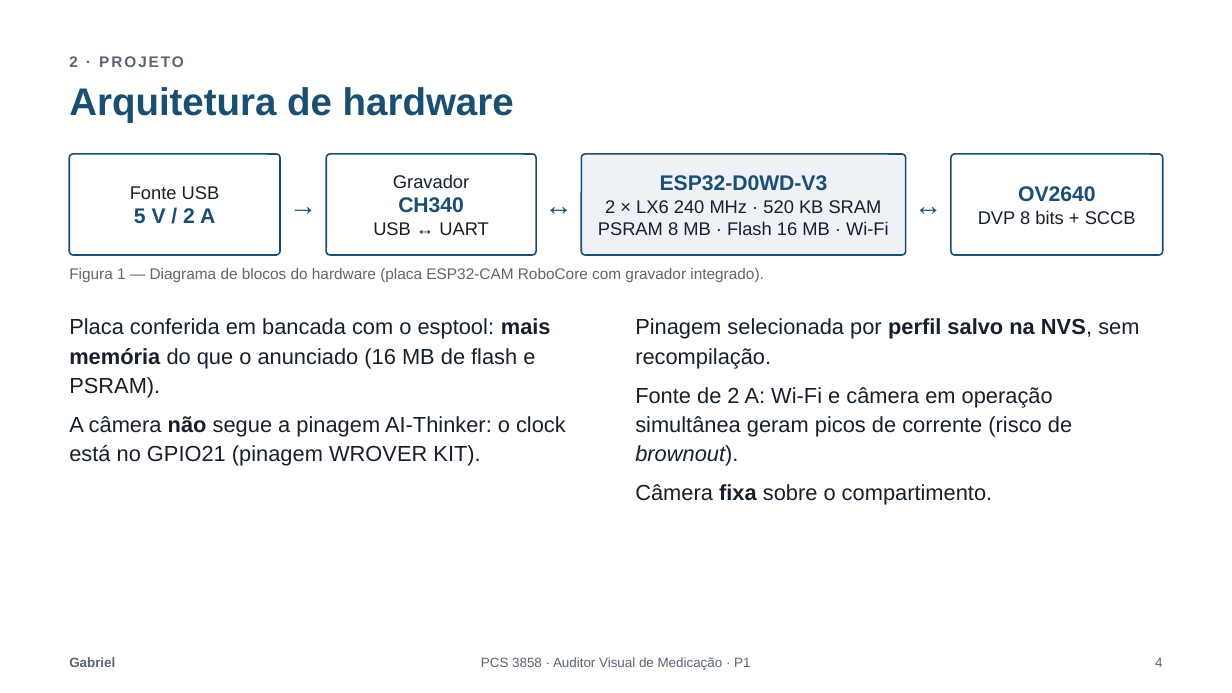
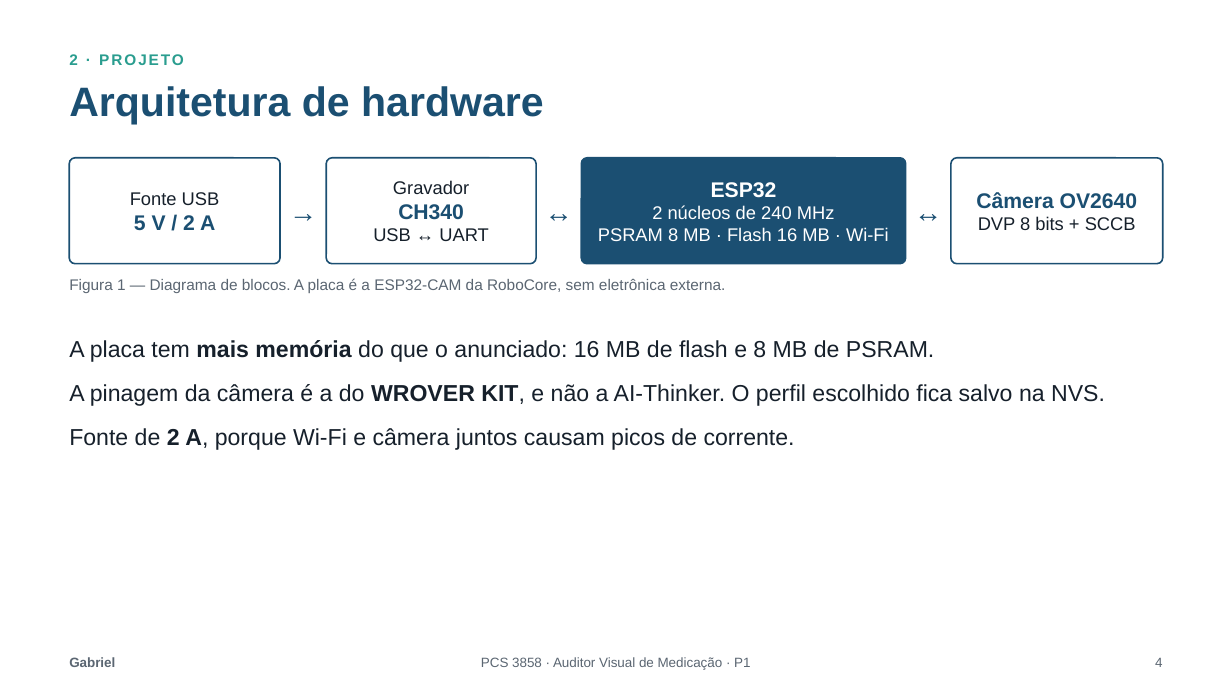
Before and after one commit to MurakamiHenrique/auditor-de-medicacao, a slide deck: slide 4 of Entrega-P1/Apresentacao_P1.pptx. Drawn at 1232x693 pixels with LibreOffice and Linux fonts; fonts in the diff are those of the drawing. Boxes give left, top, right and bottom in pixels: in the first picture for what was removed or moved away, otherwise in the second. Text is boxed around its words. In the diff, an @@ line names an element or a change of style, - is before the commit and + after.

```diff
--- a/Entrega-P1/Apresentacao_P1.pptx
+++ b/Entrega-P1/Apresentacao_P1.pptx
@@ text "2 · PROJETO" at (x1=69, y1=54, x2=184, y2=65): text colour #5B6672 to #2A9D8F @@
@@ title "Arquitetura de hardware" at (x1=69, y1=86, x2=544, y2=124): size 30 to 32 pt @@
@@ rounded rectangle "Fonte USB" resized from (x1=69, y1=154, x2=280, y2=255) to (x1=69, y1=158, x2=280, y2=264) @@
@@ text "→" rewrapped from (x1=280, y1=154, x2=326, y2=255) to (x1=280, y1=158, x2=326, y2=264) @@
@@ rounded rectangle "Gravador" resized from (x1=326, y1=154, x2=536, y2=255) to (x1=326, y1=158, x2=536, y2=264) @@
@@ text "↔" rewrapped from (x1=536, y1=154, x2=581, y2=255) to (x1=536, y1=158, x2=581, y2=264) @@
@@ rounded rectangle "ESP32" resized from (x1=581, y1=154, x2=906, y2=255) to (x1=581, y1=158, x2=906, y2=264) @@
@@ rounded rectangle "ESP32" at (x1=581, y1=158, x2=906, y2=264): fill #EEF2F6 to #1B4F72; proportions changed @@
@@ text "↔" rewrapped from (x1=906, y1=154, x2=951, y2=255) to (x1=906, y1=158, x2=951, y2=264) @@
@@ proportions changed in 3 elements at (x1=69, y1=158, x2=280, y2=264), (x1=326, y1=158, x2=536, y2=264), (x1=951, y1=158, x2=1163, y2=264) @@
@@ rounded rectangle "Câmera OV2640" resized from (x1=951, y1=154, x2=1163, y2=255) to (x1=951, y1=158, x2=1163, y2=264) @@
@@ text in rounded rectangle at (x1=652, y1=182, x2=835, y2=219): text changed; text colour #16202B to #FFFFFF @@
-ESP32-D0WD-V3
-2 × LX6 240 MHz · 520 KB SRAM
+ESP32
+2 núcleos de 240 MHz
@@ text in rounded rectangle at (x1=976, y1=192, x2=1137, y2=209): text changed @@
-OV2640
+Câmera OV2640
@@ text in rounded rectangle at (x1=598, y1=227, x2=889, y2=241): text colour #16202B to #FFFFFF in "PSRAM 8 MB · Flash 16 MB ..." @@
@@ text at (x1=69, y1=278, x2=726, y2=293): text changed @@
-Figura 1 — Diagrama de blocos do hardware (placa ESP32-CAM RoboCore com gravador integrado).
+Figura 1 — Diagrama de blocos. A placa é a ESP32-CAM da RoboCore, sem eletrônica externa.
@@ text removed at (x1=635, y1=318, x2=1139, y2=505) @@
-• Pinagem selecionada por perfil salvo na NVS, sem recompilação.
-• Fonte de 2 A: Wi-Fi e câmera em operação simultânea geram picos de corrente (risco de brownout).
-• Câmera fixa sobre o compartimento.
@@ text at (x1=69, y1=340, x2=1105, y2=450): text changed; size 17 to 18 pt @@
-• Placa conferida em bancada com o esptool: mais memória do que o anunciado (16 MB de flash e PSRAM).
-• A câmera não segue a pinagem AI-Thinker: o clock está no GPIO21 (pinagem WROVER KIT).
+• A placa tem mais memória do que o anunciado: 16 MB de flash e 8 MB de PSRAM.
+• A pinagem da câmera é a do WROVER KIT, e não a AI-Thinker. O perfil escolhido fica salvo na NVS.
+• Fonte de 2 A, porque Wi-Fi e câmera juntos causam picos de corrente.
```
Also in this commit, not shown: 11 other slides changed.
